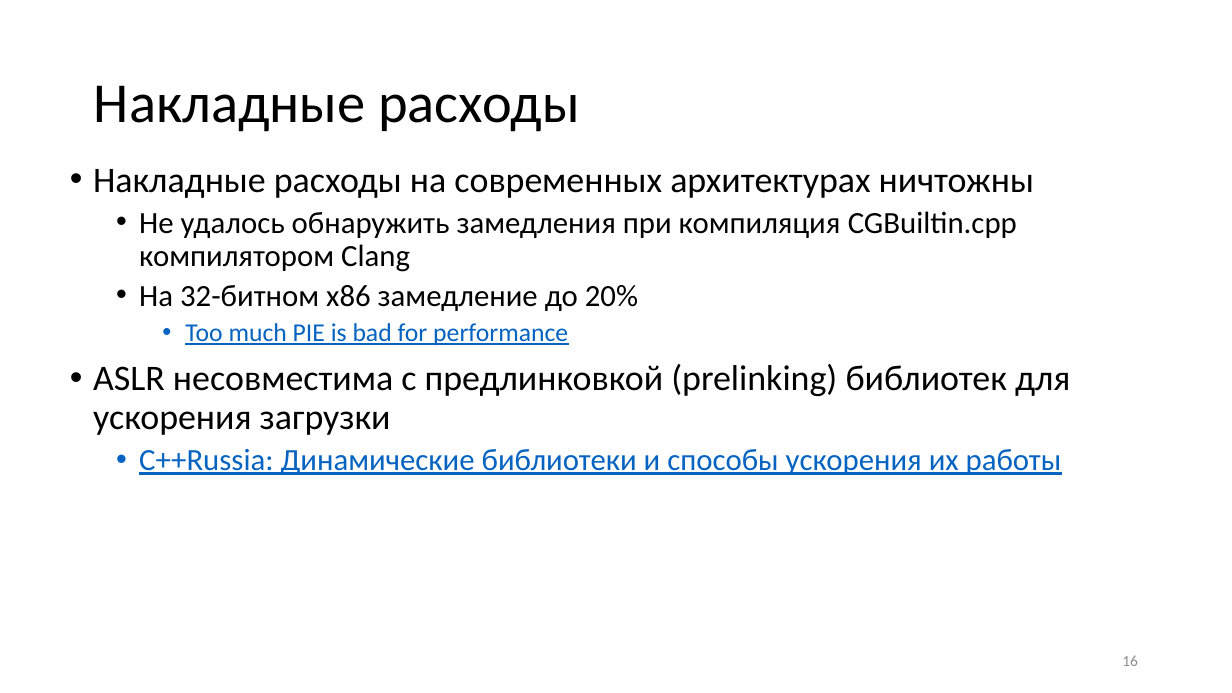
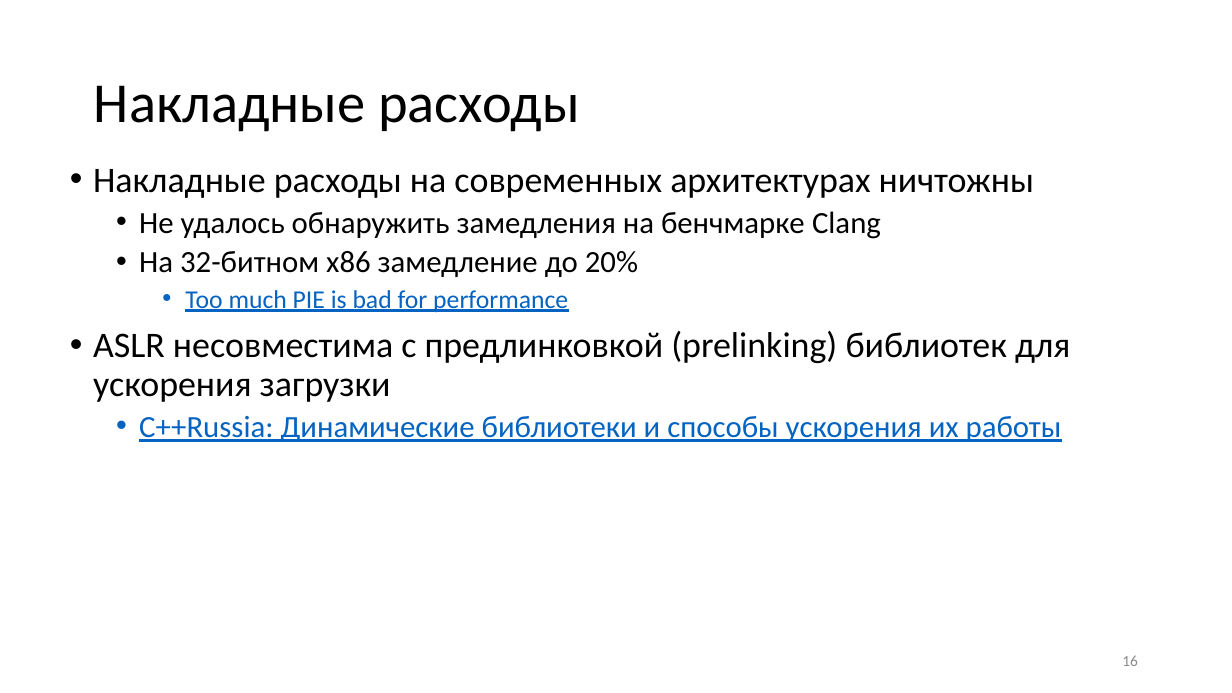
Before and after one commit to yugr/slides, a slide deck: slide 16 of CppZeroCost/2025/RU.pptx. Drawn at 1232x693 pixels with LibreOffice and Linux fonts; fonts in the diff are those of the drawing. Boxes give left, top, right and bottom in pixels: in the first picture for what was removed or moved away, otherwise in the second. Text is boxed around its words. In the diff, an @@ line names an element or a change of style, - is before the commit and + after.

```diff
--- a/CppZeroCost/2025/RU.pptx
+++ b/CppZeroCost/2025/RU.pptx
@@ text at box(139, 211, 881, 239): text changed @@
-  • Не удалось обнаружить замедления при компиляция CGBuiltin.cpp компилятором Clang
+  • Не удалось обнаружить замедления на бенчмарке Clang
```
Also in this commit, not shown: 14 other slides changed, 2 other files.
